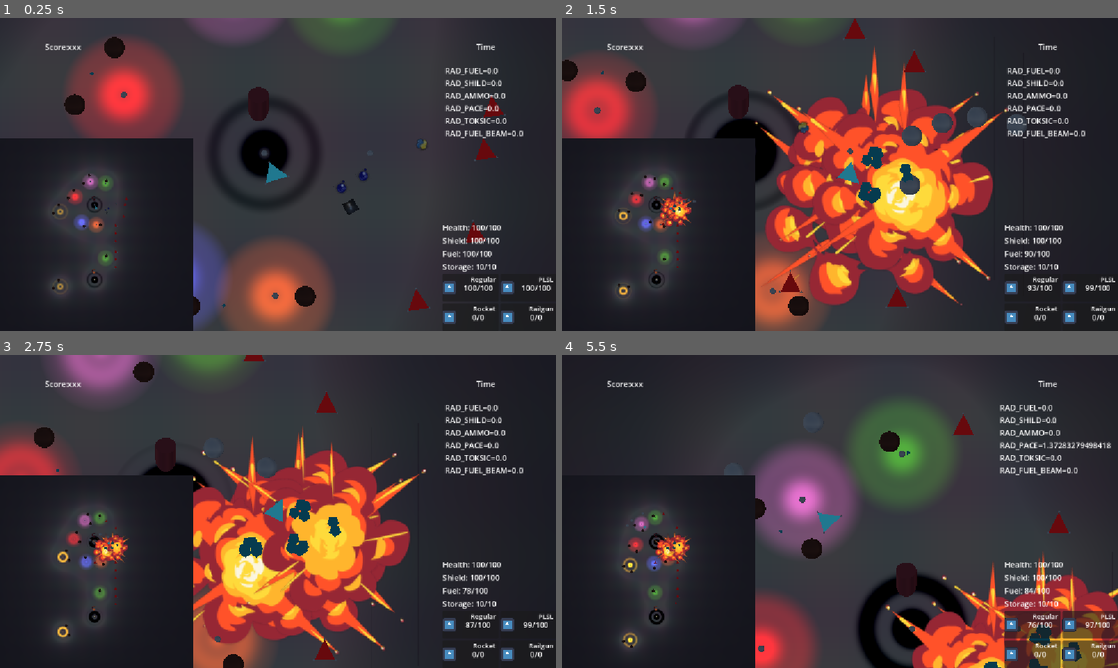
Above: before the commit, frames 1-4 (two rows, left to right).
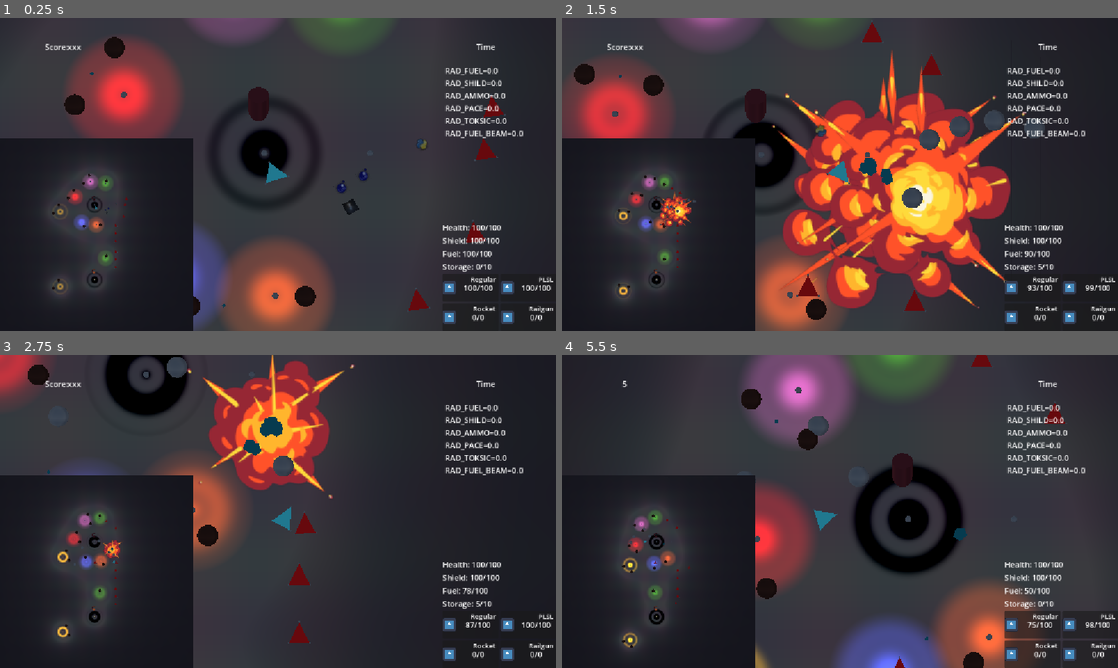
Above: after the commit, the same moments.

Repository: forklovee/SpaceJam2026
Game: Godot game, scene res://main.tscn
The game is run twice, just before and just after one commit, with the same random seed, the same clock (stepped at 60 frames per second) and the same inputs. The engine's default icon, where the game draws it, is replaced by a stand-in: a white triangle on a blue panel in a dark square.
Inputs (mouse positions are in pixels of both pictures, inside the frame that each line leads up to):
- Up to frame 1 (0.25 s): no input
- Up to frame 2 (1.5 s): move the mouse to (962, 158) at 0.52 s; press the mouse at (962, 158) at 0.53 s; hold D (Right) 0.53-1.28 s; move the mouse to (728, 190) at 1.27 s; release the mouse at (728, 190) at 1.28 s; hold S (Down) from 1.28 s (still down); right-click (728, 190) at 1.35 s
- Up to frame 3 (2.75 s): move the mouse to (333, 442) at 2.02 s; release S (Down) at 2.03 s; press the mouse at (333, 442) at 2.03 s; hold D (Right) from 2.03 s (still down)
- Up to frame 4 (5.5 s): move the mouse to (812, 574) at 2.77 s; release D (Right) at 2.78 s; release the mouse at (812, 574) at 2.78 s; hold W (Up) 2.78-3.53 s; right-click (812, 574) at 2.85 s; move the mouse to (1006, 558) at 3.52 s; press the mouse at (1006, 558) at 3.53 s; hold A (Left) 3.53-5.03 s; move the mouse to (673, 464) at 4.27 s; release the mouse at (673, 464) at 4.28 s; right-click (673, 464) at 4.35 s; move the mouse to (867, 511) at 5.02 s; press the mouse at (867, 511) at 5.03 s; hold S (Down) from 5.03 s (still down)

The runs differ from the first frame. In frame 1, less than 0.1% of the frame differs, in the area x 85-90%, y 78-81%; in frame 2, 27%; in frame 3, 34%; in frame 4, 36%, in the area x 8-100%, y 0-100%.

Commit message:
no print
no print

Diff:
--- a/Arty/explode.tscn
+++ b/Arty/explode.tscn
@@ -47,3 +47,8 @@
 sprite_frames = SubResource("SpriteFrames_i3f1w")
 animation = &"new_animation"
 frame_progress = 0.7575393
+
+[node name="Timer" type="Timer" parent="." unique_id=550285081]
+autostart = true
+
+[connection signal="timeout" from="Timer" to="." method="queue_free"]
--- a/Level/player_respawn.gd
+++ b/Level/player_respawn.gd
@@ -9,7 +9,7 @@
 	#if Game.pc==null:
 	#	e_process(delta)
 func e_process(delta: float) -> void:
-		print("AAAA")
+		#print("AAAA")
 		time+=delta
 		if time>cull_down:
 			time=0.0
--- a/Objects/Crystal/cristal.gd
+++ b/Objects/Crystal/cristal.gd
@@ -55,5 +55,5 @@
 	Game.level.add_child(e)
 	e.global_position=self.global_position
 	e.play()
-	var f=func():e.queue_free()
-	e.animation_finished.connect(f)
+	#var f=func():e.queue_free()
+	#e.animation_finished.connect(f)
--- a/Player/UI/hud.gd
+++ b/Player/UI/hud.gd
@@ -55,7 +55,7 @@
 	shield_label.text = "Shield: "+str(ship.shield)+"/"+str(ship.max_shield)
 
 func _on_fuel_changed(ship: Ship):
-	print("******88")
+	#print("******88")
 	fuel_label.text = "Fuel: "+str(int(ship.fuel))+"/"+str(int(ship.max_fuel))
 
 func _on_storage_changed(ship: Ship):
--- a/Ship/ship.gd
+++ b/Ship/ship.gd
@@ -31,7 +31,7 @@
 func _ready() -> void:
 	health = max_health
 	shield = max_shield
-	storage = max_storage
+	storage = 0#max_storage
 	fuel = max_fuel
 	update_weapons_and_gunslots()
 
@@ -125,7 +125,7 @@
 func damage(instigator: Node3D, value: int):
 	if shield<=0:
 		health = clamp(health-value, 0, max_health)
-		print(self, "(", health, "/", max_health,")"," damaged by ", instigator, " with ", value, "DMG")
+		#print(self, "(", health, "/", max_health,")"," damaged by ", instigator, " with ", value, "DMG")
 		health_changed.emit(self)
 		if health <= 0:
 			_on_died()
@@ -148,7 +148,7 @@
 
 func add_shield(instigator: Node3D, value: int):
 	shield = clamp(shield+value, 0, max_shield)
-	print(self, "(", shield, "/", max_shield,")", " shield by ", instigator, " with ", value)
+	#print(self, "(", shield, "/", max_shield,")", " shield by ", instigator, " with ", value)
 	shield_changed.emit(self)
 
 
@@ -187,3 +187,17 @@
 
 func can_collect(value):
 	return storage+value<=max_storage
+
+func _notification(what: int) -> void:
+	if what == NOTIFICATION_PREDELETE:
+		if is_instance_valid(Data):
+			for st in range(storage):
+				var p=self.global_position
+				var a=randf()*2*PI
+				p+=Vector3(sin(a),0.0,cos(a))*0.3
+				var s:Node3D=Data.cristal_shard.instantiate()
+				Game.level.add_child(s)#.call_deferred(s)
+				s.global_position=p
+				s.scale=Vector3(1,1,1)*0.2
+
+			self.storage=0
